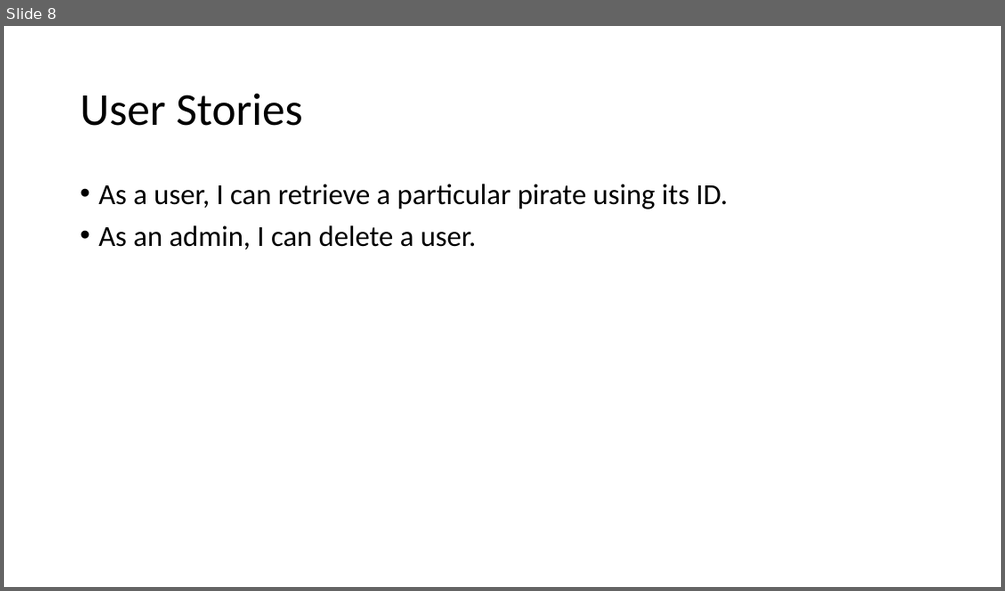
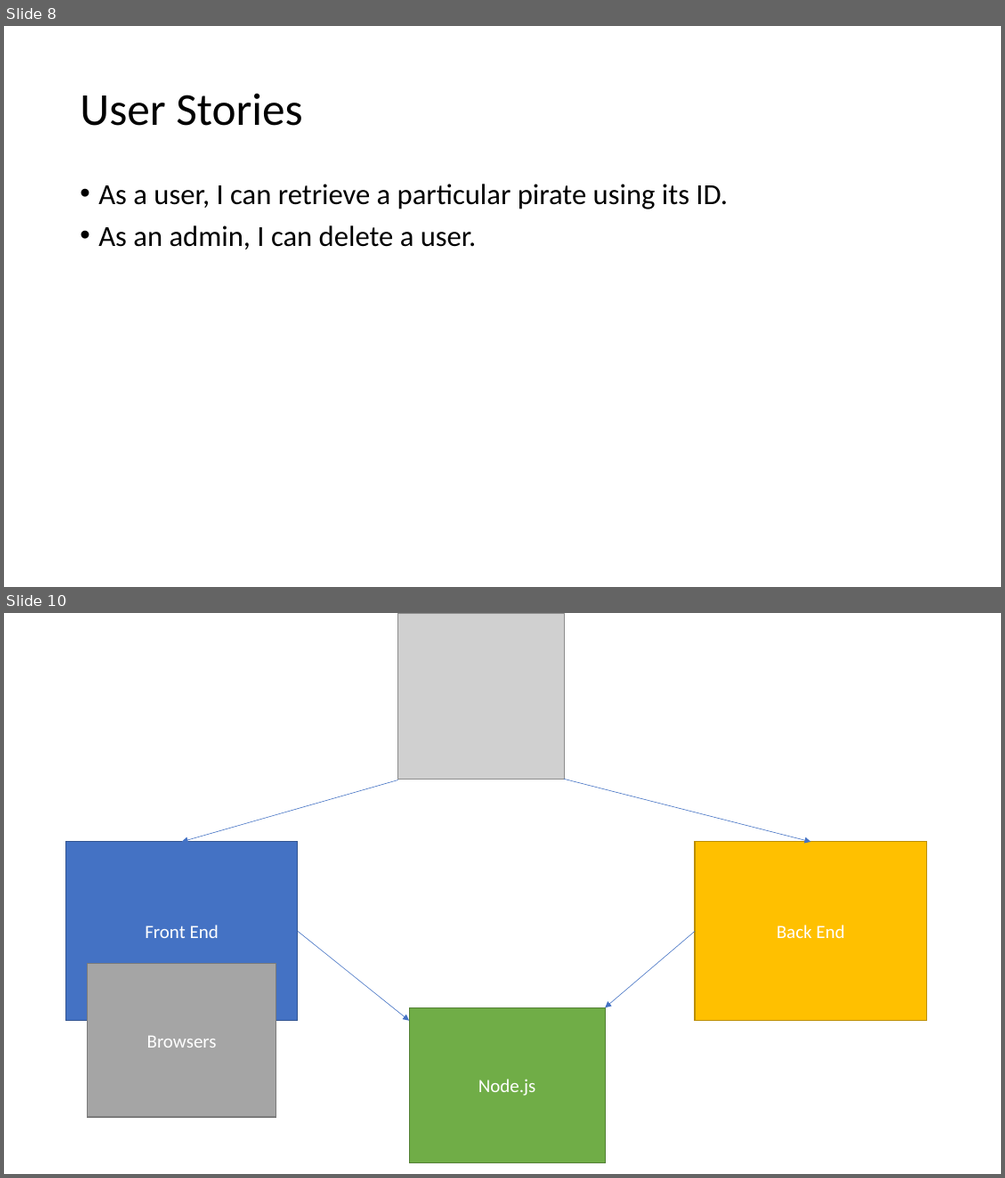
Before and after one commit to 2011JavaReact/Training, a slide deck: Week4/Week4.pptm. Shown one above the other, each under a label of ours: slide 8 before the commit, slides 8 and 10 after it; the slides between them are not shown. The pictures are 1005x591 and 1005x1178 pixels, drawn with LibreOffice and Linux fonts; fonts in the diff are those of the drawing; grey boxes stand for pictures. Boxes give left, top, right and bottom in pixels: in the first picture for what was removed or moved away, otherwise in the second. Text is boxed around its words. In the diff, an @@ line names an element or a change of style, - is before the commit and + after.

```diff
--- a/Week4/Week4.pptm
+++ b/Week4/Week4.pptm
@@ slide 10 added at (4,613,1001,1174), background #FFFFFF @@
@@ picture added at (398,613,564,779) @@
@@ arrow added from (398, 779) to (182, 842), #4472C4 0.5 pt @@
@@ arrow added from (564, 779) to (811, 842), #4472C4 0.5 pt @@
@@ rectangle added at (66,842,298,1021), fill #4472C4, outline #325491 1 pt, 18 pt, text #FFFFFF @@
+Front End
@@ rectangle added at (695,842,927,1021), fill #FFC000, outline #BD8E00 1 pt, 18 pt, text #FFFFFF @@
+Back End
@@ arrow added from (298, 931) to (409, 1021), #4472C4 0.5 pt @@
@@ arrow added from (695, 931) to (606, 1008), #4472C4 0.5 pt @@
@@ rectangle added at (88,963,276,1117), fill #A5A5A5, outline #7A7A7A 1 pt, 18 pt, text #FFFFFF @@
+Browsers
@@ rectangle added at (409,1008,606,1163), fill #70AD47, outline #538035 1 pt, 18 pt, text #FFFFFF @@
+Node.js
```
Also in this commit, not shown: 4 other slides added, 1 other file.
